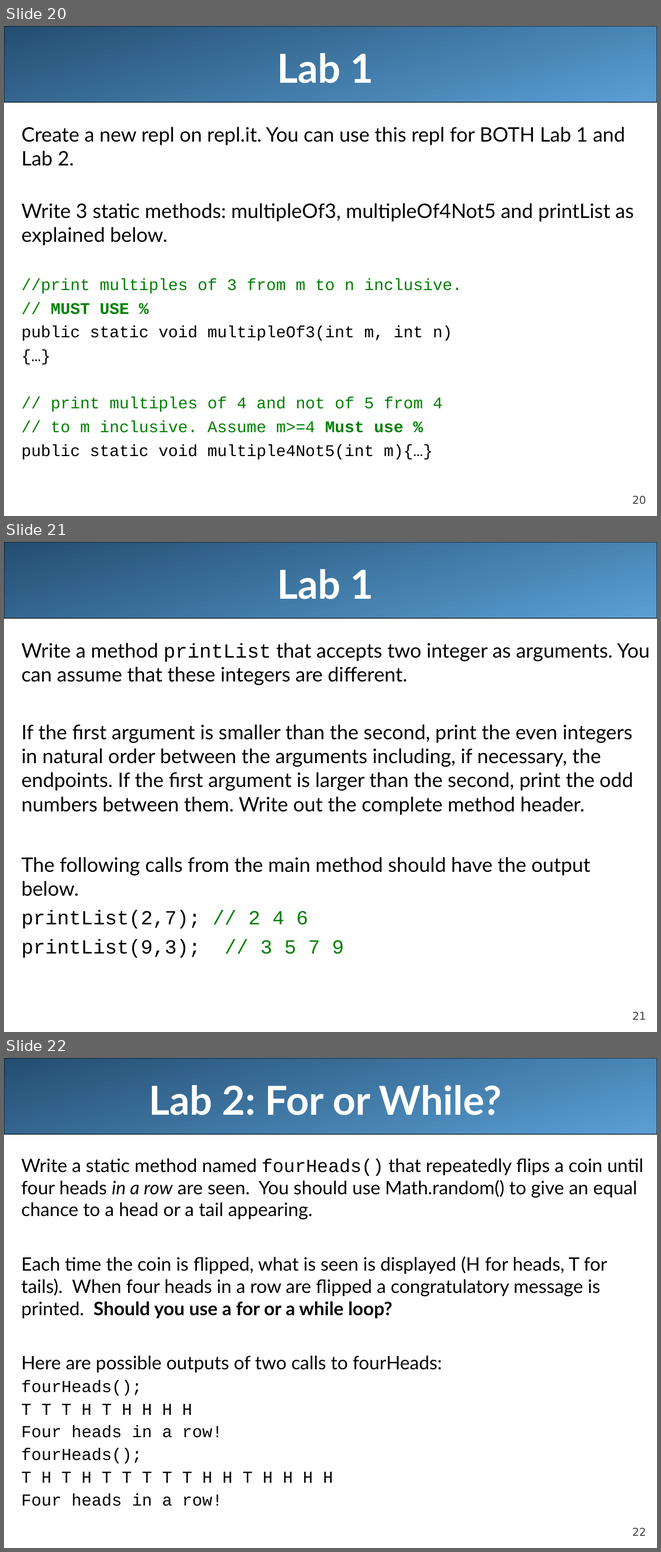
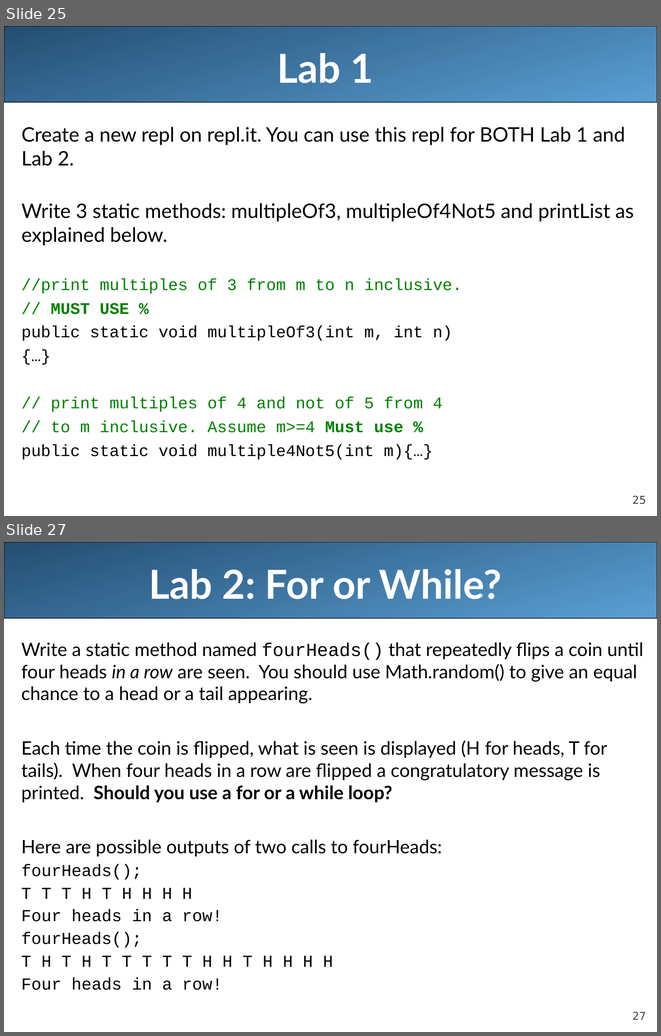
Before and after one commit to LongBaoNguyen/longbaonguyen.github.io, a slide deck: courses/apcsa/lecture11.ppt. Shown one above the other, each under a label of ours: slides 20, 21 and 22 before the commit, slides 25 and 27 after it; the slides between them are not shown. The pictures are 661x1552 and 661x1036 pixels, drawn with LibreOffice and Linux fonts; fonts in the diff are those of the drawing. Boxes give left, top, right and bottom in pixels: in the first picture for what was removed or moved away, otherwise in the second. Text is boxed around its words. In the diff, an @@ line names an element or a change of style, - is before the commit and + after.

```diff
--- a/courses/apcsa/lecture11.ppt
+++ b/courses/apcsa/lecture11.ppt
@@ slide 21 removed at box(4, 542, 657, 1032), background #FFFFFF; not listed: 2 template elements that a slide beside it also shows @@
@@ title removed at box(277, 569, 374, 599) @@
-Lab 1
@@ text removed at box(21, 643, 650, 958) @@
-Write a method printList that accepts two integer as arguments. You can assume that these integers are different.
-If the first argument is smaller than the second, print the even integers in natural order between the arguments including, if necessary, the endpoints. If the first argument is larger than the second, print the odd numbers between them. Write out the complete method header.
-The following calls from the main method should have the output below.
-printList(2,7); // 2 4 6
-printList(9,3); // 3 5 7 9
@@ what was slide 20 is now slide 25 @@
@@ page number at box(632, 496, 646, 504): text changed @@
-20
+25
@@ what was slide 22 is now slide 27 @@
@@ page number at box(632, 1012, 646, 1020): text changed @@
-22
+27
```
Also in this commit, not shown: 1 slide changed, 6 slides added, 7 other files.
